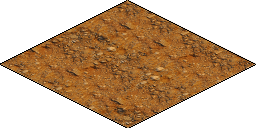
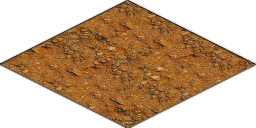
Comparing the layer stacks of the two 256 x 128 images. Changes:
painted on "Layer" over <box>0,0,256,128</box>
